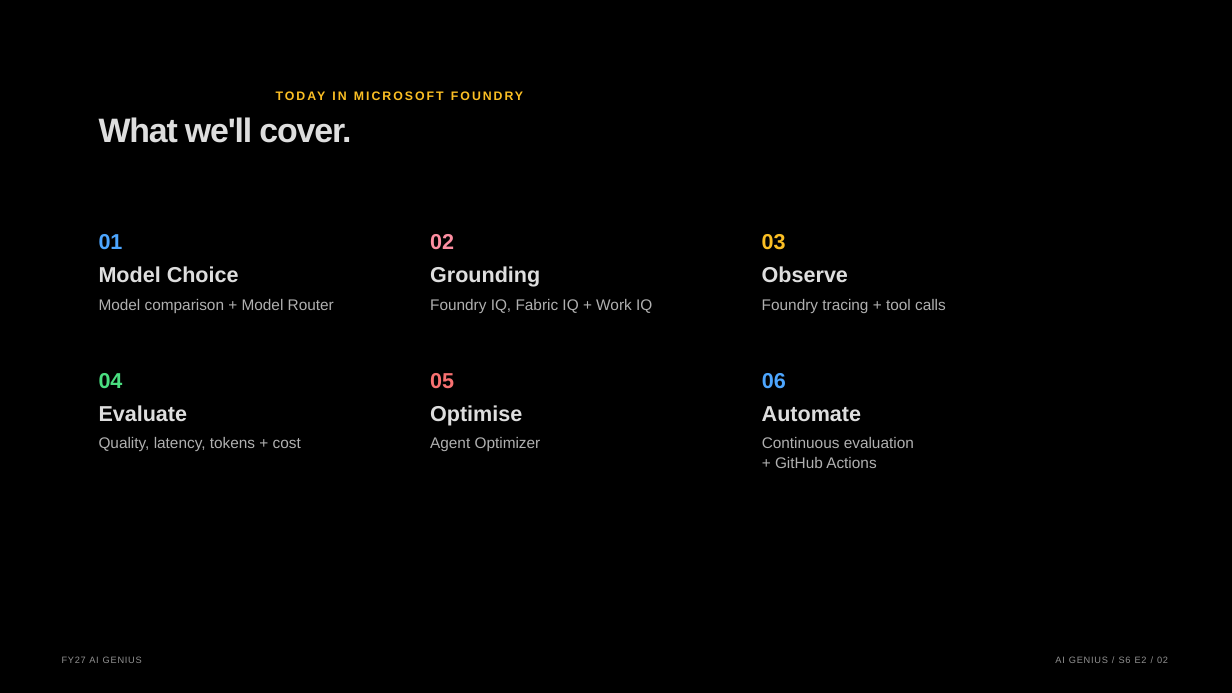
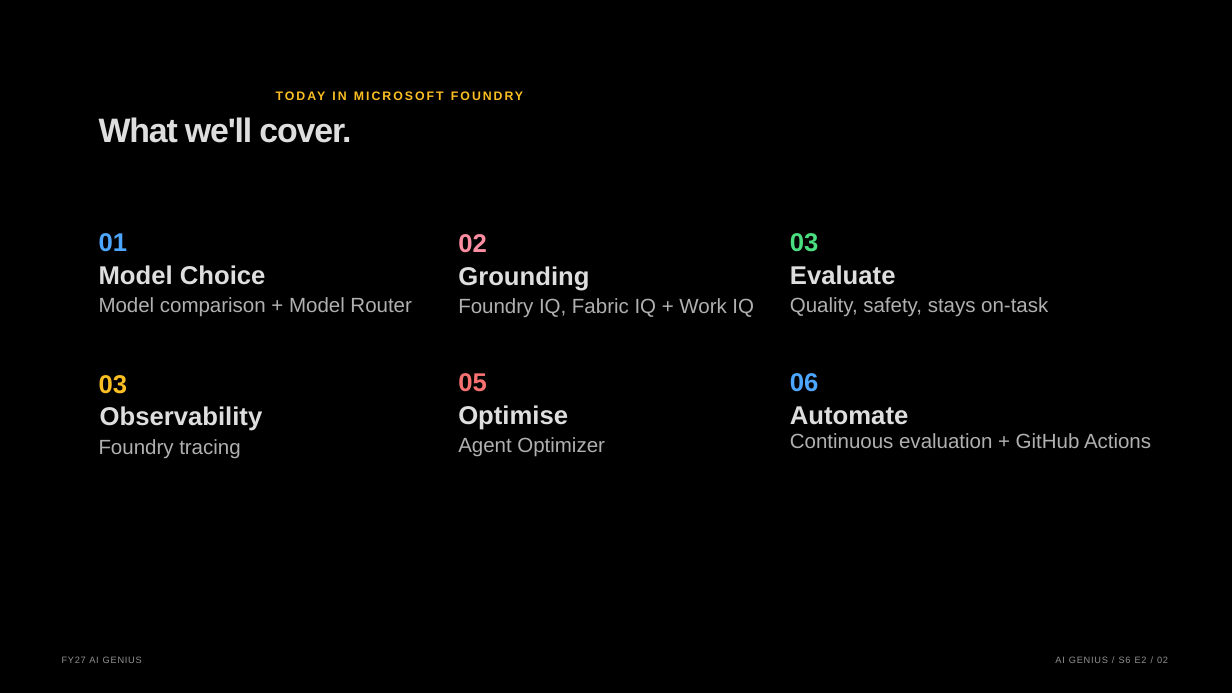
Before and after one commit to graemefoster/FoundryEvalsAndObservability, a slide deck: slide 2 of presentation/presentation.pptx. Drawn at 1232x693 pixels with LibreOffice and Linux fonts; fonts in the diff are those of the drawing; background and template pictures are left out. Boxes give left, top, right and bottom in pixels: in the first picture for what was removed or moved away, otherwise in the second. Text is boxed around its words. In the diff, an @@ line names an element or a change of style, - is before the commit and + after.

```diff
--- a/presentation/presentation.pptx
+++ b/presentation/presentation.pptx
@@ 3 texts: place and size @@
-3 texts at <box>762,234,861,422</box>
+3 texts at <box>790,233,908,425</box>
@@ text "03" at <box>790,233,819,252</box>: size 16.8 to 20 pt, text colour #FBBF24 to #4ADE80 @@
@@ text removed at <box>762,266,848,283</box> @@
-Observe
@@ size 16.8 to 20 pt in 9 elements at <box>99,233,128,252</box>, <box>99,265,266,285</box>, <box>458,234,487,253</box>, <box>458,266,589,291</box>, <box>458,405,568,430</box>, <box>458,373,487,392</box>, <box>790,373,819,392</box>, <box>790,406,908,425</box>, <box>790,265,896,285</box> @@
@@ text "Evaluate": place and size @@
-text "Evaluate" at <box>99,405,188,422</box>
+text "Evaluate" at <box>790,265,896,285</box>
@@ text added at <box>790,297,1048,317</box>, 16 pt, text #B0B0B0 @@
+Quality, safety, stays on-task
@@ text removed at <box>99,373,123,389</box> @@
-04
@@ text added at <box>99,375,128,394</box>, 20 pt, text #FBBF24, bold @@
+03
@@ 6 texts: place and size @@
-6 texts at <box>430,234,652,451</box>
+6 texts at <box>458,234,754,457</box>
@@ text added at <box>100,406,263,431</box>, 20 pt, text #DEDEDE, bold @@
+Observability
@@ text at <box>99,439,240,459</box>: text changed; size 12 to 16 pt @@
-Foundry tracing + tool calls
+Foundry tracing
@@ text removed at <box>99,437,301,451</box> @@
-Quality, latency, tokens + cost
@@ size 12 to 16 pt in 3 elements at <box>99,297,411,317</box>, <box>458,298,754,317</box>, <box>458,437,605,457</box> @@
@@ text at <box>790,433,1151,448</box>: text changed; size 12 to 16 pt @@
-Continuous evaluation
+Continuous evaluation + GitHub Actions
@@ text removed at <box>775,457,876,468</box> @@
-+ GitHub Actions
```
Also in this commit, not shown: 3 other slides changed, 9 other files.
